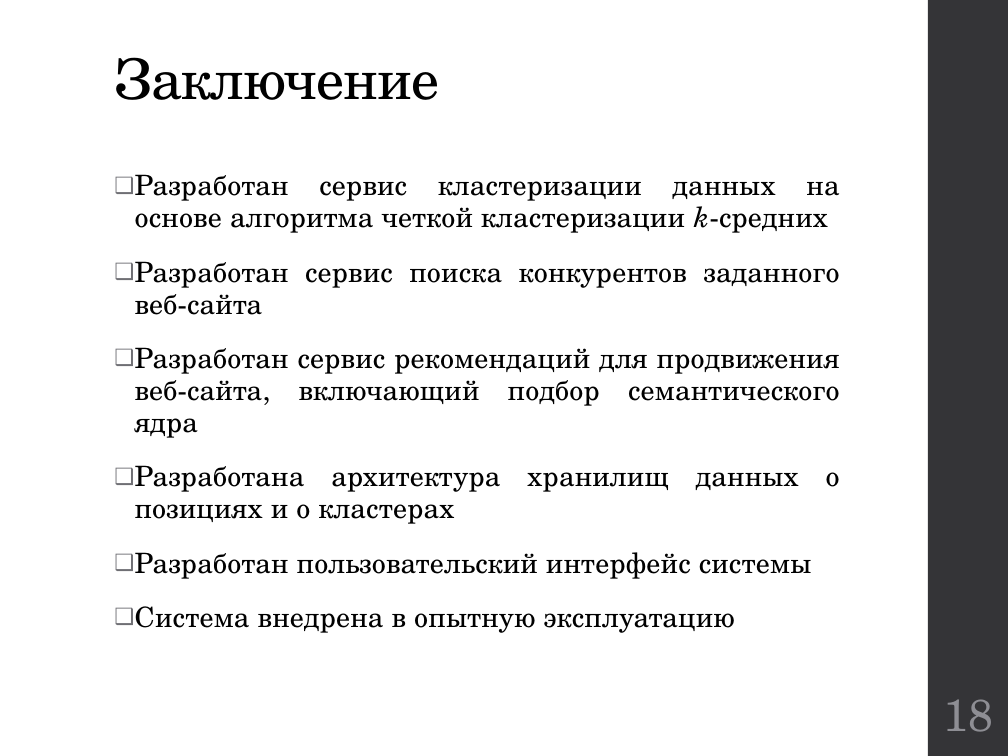
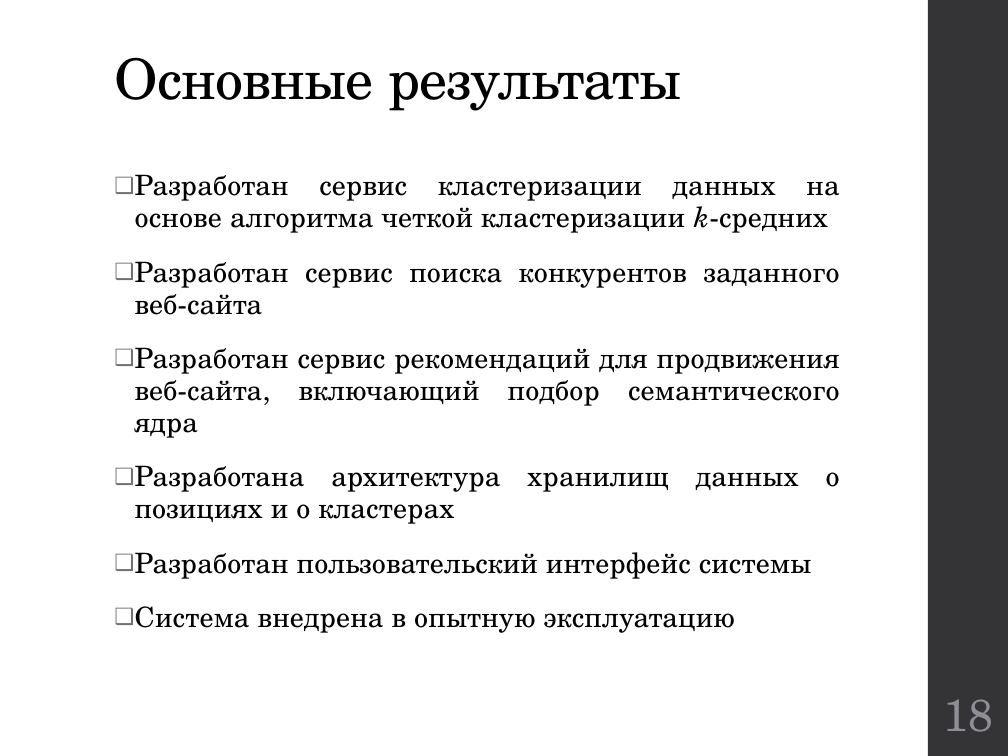
Before and after one commit to kwadraterry/diploma, a slide deck: slide 18 of Отчет/Доклад Неповинных.pptx. Drawn at 1008x756 pixels with LibreOffice and Linux fonts; fonts in the diff are those of the drawing. Boxes give left, top, right and bottom in pixels: in the first picture for what was removed or moved away, otherwise in the second. Text is boxed around its words. In the diff, an @@ line names an element or a change of style, - is before the commit and + after.

```diff
--- a/Отчет/Доклад Неповинных.pptx
+++ b/Отчет/Доклад Неповинных.pptx
@@ title at (114,57,682,111): text changed @@
-Заключение
+Основные результаты
```
Also in this commit, not shown: 6 other slides changed, 1 slide added, 1 slide removed, 2 other files.
